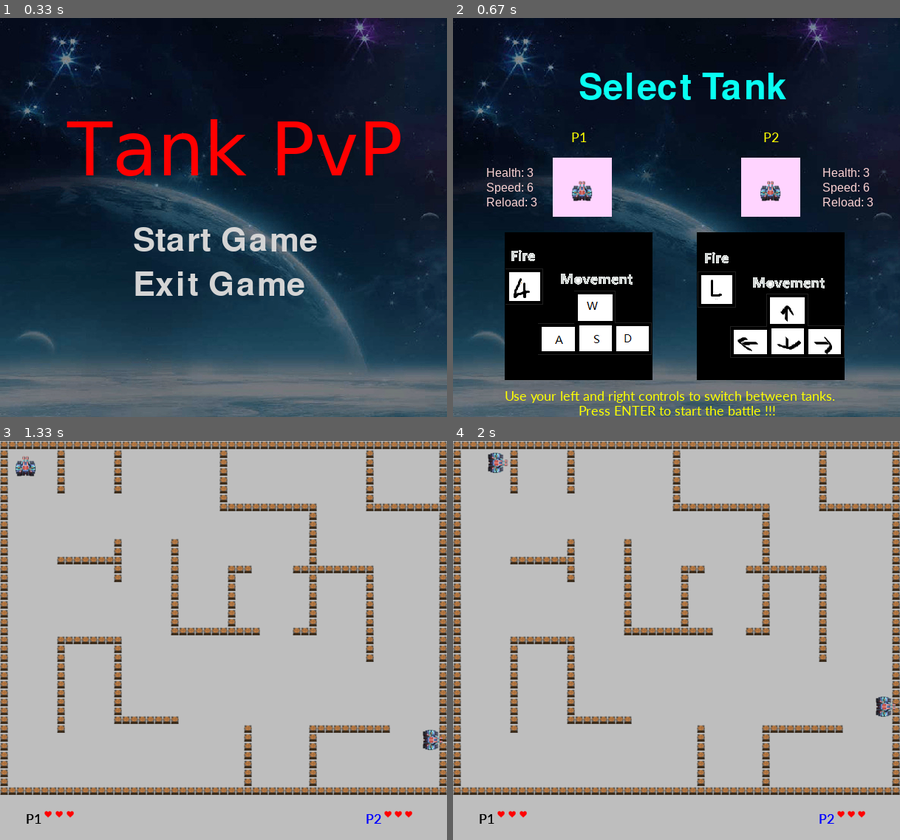
Above: before the commit, frames 1-4 (two rows, left to right).
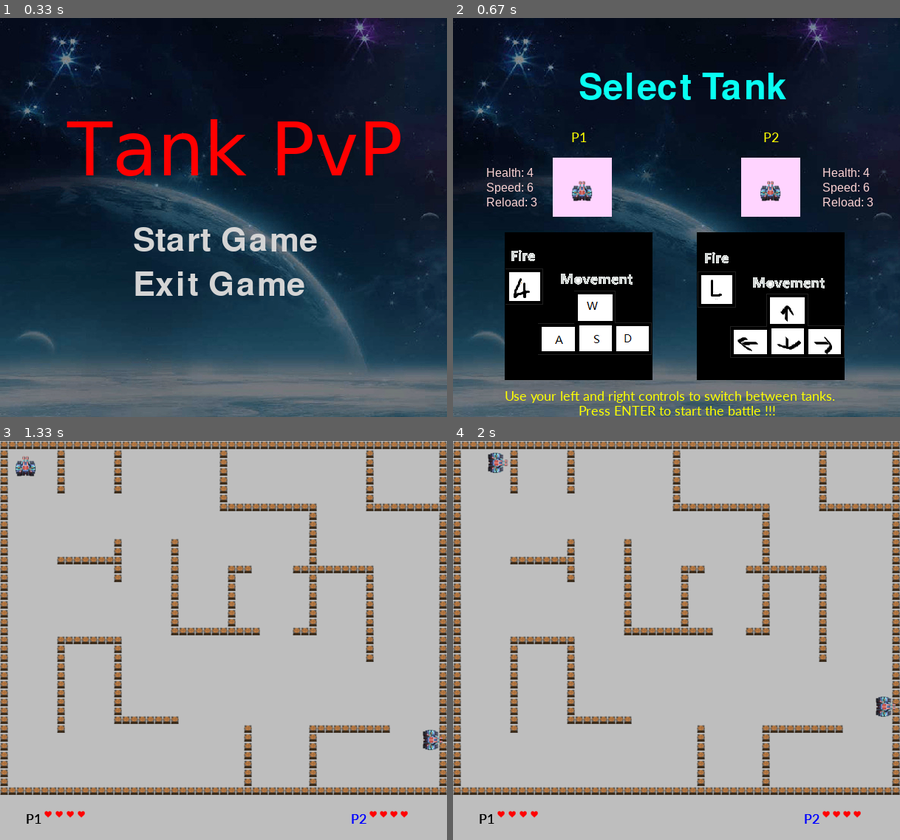
Above: after the commit, the same moments.

Repository: ThanhVu2702/Project_Pygame_Nhom18
Game: pygame game, started from ProJect_Pygame_Nhom18/BangBang/Tank2P/TankPvP.py
Two runs of this game, one before a commit and one after it. Both use one fixed random seed, a clock stepped at 60 frames per second and the inputs below.
Inputs:
- Up to frame 1 (0.33 s): no input
- Up to frame 2 (0.67 s): click "Start Game" at 0.38 s
- Up to frame 3 (1.33 s): tap Enter at 0.67 s; hold Right from 1 s (still down)
- Up to frame 4 (2 s): release Right at 1.47 s; hold Up 1.5-1.8 s; hold W 1.5-1.8 s; hold Right from 1.83 s (still down); hold D from 1.83 s (still down)

Frame 1 is identical in both runs. In frame 2, less than 0.1% of the frame differs, in the area x 16-94%, y 37-40%; in frame 3, 0.2%, in the area x 17-93%, y 92-96%; in frame 4, 0.2%.

Commit message:
update hieu ung

Diff:
--- a/ProJect_Pygame_Nhom18/BangBang/Tank2P/TankPvP.py
+++ b/ProJect_Pygame_Nhom18/BangBang/Tank2P/TankPvP.py
@@ -39,7 +39,7 @@
     if option == 0: #tank 1 có tốc độ bắn và di chuyển nhanh hơn, nhưng có lượng máu thấp hơn
 
         player.cooldown = 30 #Giảm cooldown để bắn nhanh hơn
-        player.health = 3
+        player.health = 4
         player.speed = 5
         player.pics = ver1 # ảnh dùng cho xe tăng loại 1
         player.image = ver1[0] # Ảnh hiển thị đầu tiên cho xe tăng loại 1
@@ -112,11 +112,11 @@
 
     p1healthpos = [60, 500]                                 #set up vị trí máu của Player1 trong trận chiến
     p1title = my_font4.render('P1', True, (0,0,0))           #tạo tiêu đề "chữ P1" với màu tương ứng
-    p2healthpos = [520,500]
+    p2healthpos = [500,500]
     p2title = my_font4.render('P2', True, (0,0,255))
 
     screen.blit(p1title, (35, 500)) # vị trí chữ P1 (góc dưới bên trái màn hình)
-    screen.blit(p2title, (495, 500)) # Khi giá trị của tọa độ x tăng, đối tượng di chuyển sang bên phải; tọa độ y tăng,di chuyển xuống dưới.
+    screen.blit(p2title, (475, 500)) # Khi giá trị của tọa độ x tăng, đối tượng di chuyển sang bên phải; tọa độ y tăng,di chuyển xuống dưới.
 
     #duyệt số lượng máu của người chơi và hiển thị nó trên màn hình tương ứng với vị trí của người chơi 1 hoặc người chơi 2
     #đồng thời cập nhật vị trí kế tiếp để hiển thị hình ảnh máu tiếp theo
@@ -322,8 +322,8 @@
     instruction = my_font4.render('Use your left and right controls to switch between tanks.', True, (255,255,0))
     instruction2 = my_font4.render('Press ENTER to start the battle !!!', True, (255,255,0))
 
-    options = [imageUp_v1,imageUp_v2]                  #tạo danh sách chứa các ảnh của 2 phiên bản tank
-    stats = {0:['3', '6', '3'], 1:['6','3','1']}
+    options = [imageUp_v1,imageUp_v2]                  #tạo danh sách chứa các ảnh của 2 phiên bản tank, cập nhật chỉ số tank
+    stats = {0:['4', '6', '3'], 1:['6','3','1']}
 
     DisplaySurf = pygame.Surface((80,80))
     DisplaySurf.fill((255,212,255))                 #tạo ô nền cho tank
--- a/ProJect_Pygame_Nhom18/BangBang/main.py
+++ b/ProJect_Pygame_Nhom18/BangBang/main.py
@@ -39,10 +39,12 @@
         # Tạo 3 button
         btn1 = QPushButton('Tank PvP', self)
         btn1.move(90, 370)
+        btn1.setStyleSheet("QPushButton:hover { background-color: red }") #đổi màu nền button
         btn1.clicked.connect(self.on_click_game)
 
         btn2 = QPushButton('Crazy Tank', self)
         btn2.move(300, 370)
+        btn2.setStyleSheet("QPushButton:hover { background-color: yellow }")
         btn2.clicked.connect(self.on_click_game)
 
         btn3 = QPushButton('Thoát', self)
